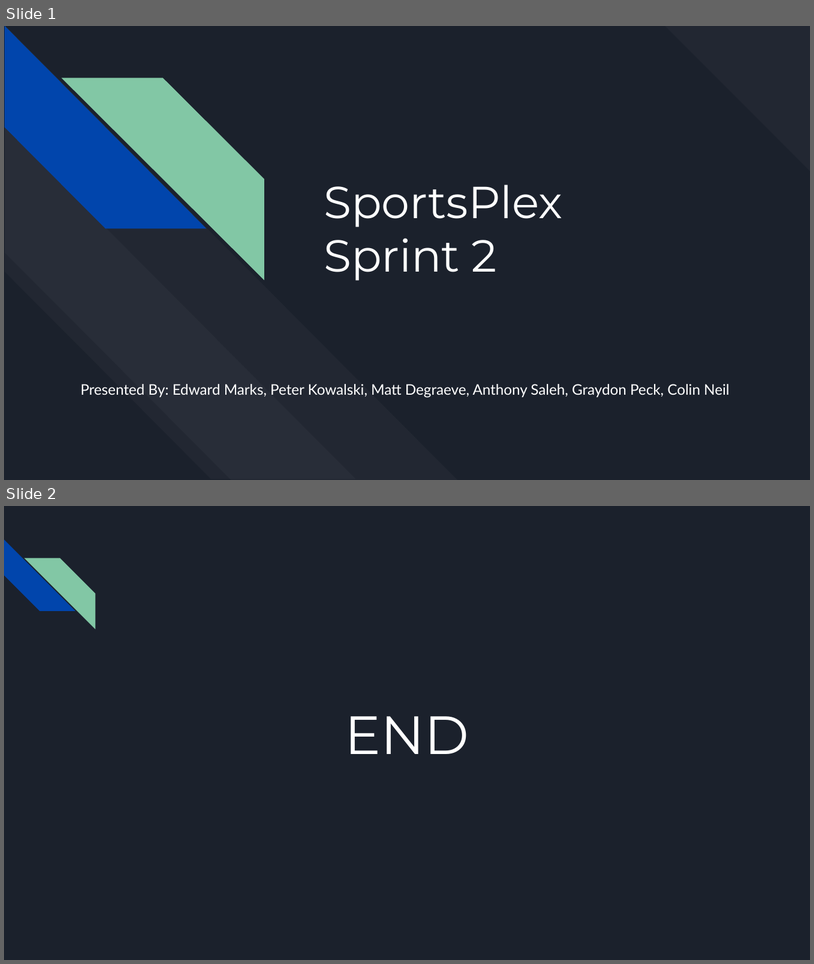
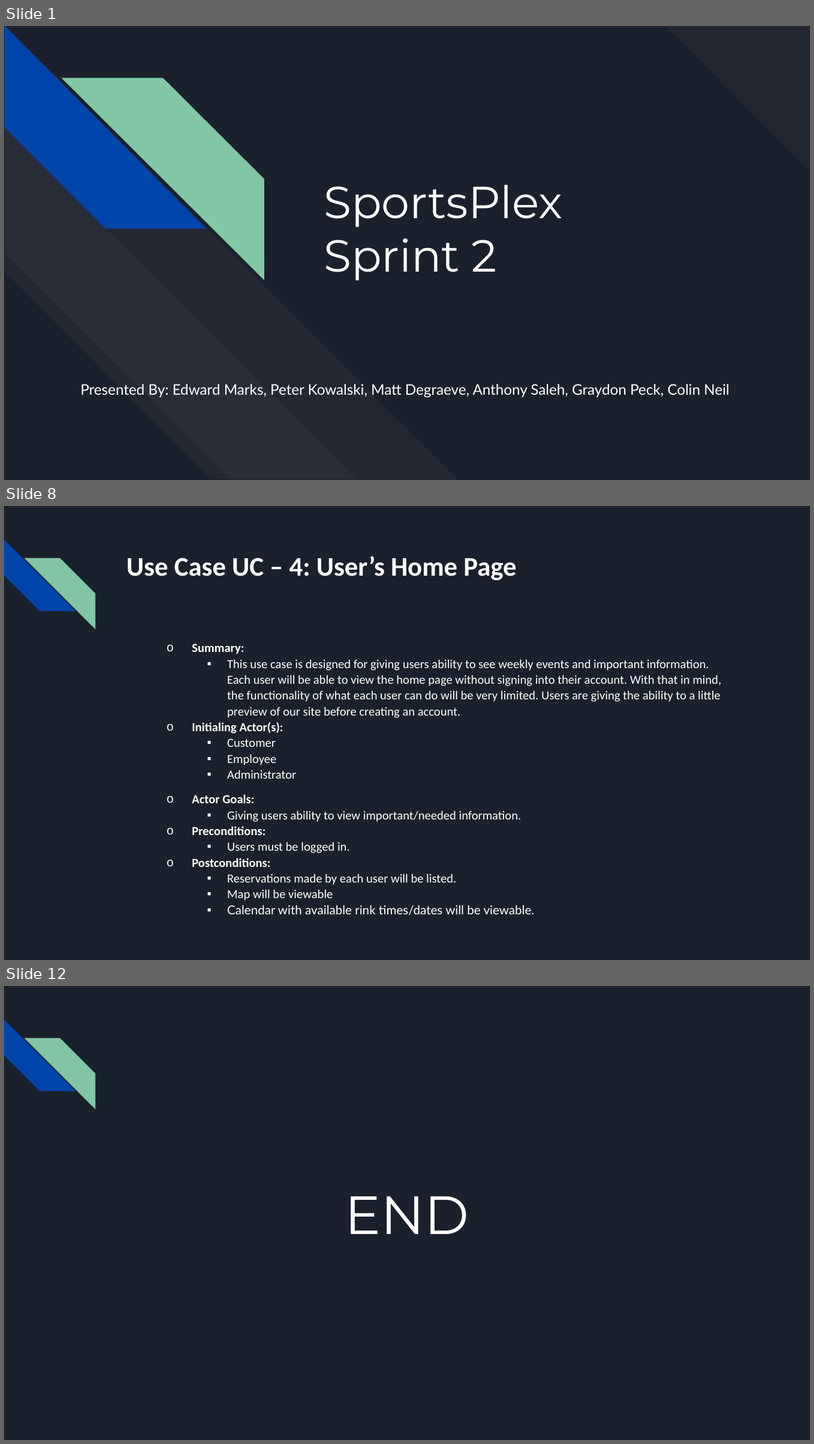
Before and after one commit to GraydonPeck/CSI4999Project, a slide deck: Documentation/4999 - Sprint2.pptx. Shown one above the other, each under a label of ours: slides 1 and 2 before the commit, slides 1, 8 and 12 after it; the slides between them are not shown. The pictures are 814x964 and 814x1444 pixels, drawn with LibreOffice and Linux fonts; fonts in the diff are those of the drawing. Boxes give left, top, right and bottom in pixels: in the first picture for what was removed or moved away, otherwise in the second. Text is boxed around its words. In the diff, an @@ line names an element or a change of style, - is before the commit and + after.

```diff
--- a/Documentation/4999 - Sprint2.pptx
+++ b/Documentation/4999 - Sprint2.pptx
@@ slide 8 added at <box>4,506,810,960</box>, background #1B212C; not listed: 2 template elements that a slide beside it also shows @@
@@ title added at <box>126,556,516,580</box>, 24 pt, text #FFFFFF, bold @@
+Use Case UC – 4: User’s Home Page
@@ text added at <box>192,643,722,915</box>, 11 pt, text #FFFFFF @@
+  o Summary:
+    ▪ This use case is designed for giving users ability to see weekly events and important information. Each user will be able to view the home page without signing into their account. With that in mind, the functionality of what each user can do will be very limited. Users are giving the ability to a little preview of our site before creating an account.
+  o Initialing Actor(s):
+    ▪ Customer
+    ▪ Employee
+    ▪ Administrator
+  o Actor Goals:
+    ▪ Giving users ability to view important/needed information.
+  o Preconditions:
+    ▪ Users must be logged in.
+  o Postconditions:
+    ▪ Reservations made by each user will be listed.
+    ▪ Map will be viewable
+    ▪ Calendar with available rink times/dates will be viewable.
@@ what was slide 2 is now slide 12 @@
```
Also in this commit, not shown: 9 other slides added, 2 other files.
